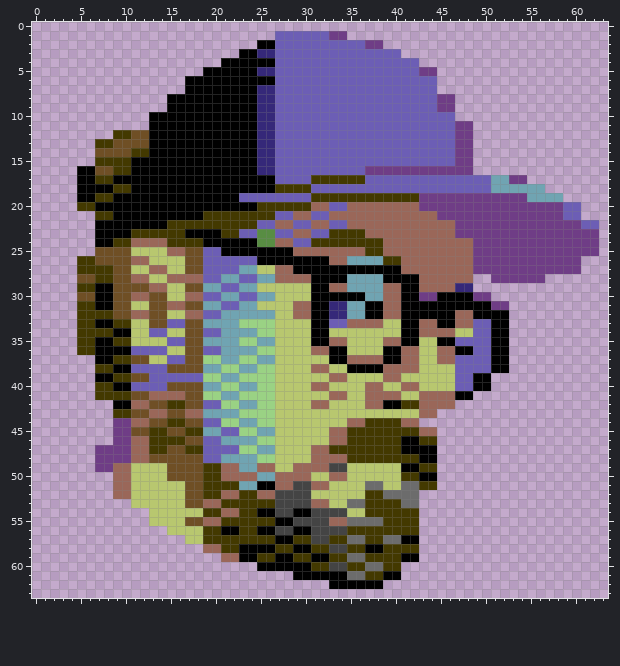
File history of a pixel-art sprite, img/toni_c64.png. The first picture shows the starting point.
The file is 128x128 pixels, drawn in blocks of 2x2; one block is one cell here.
The result:
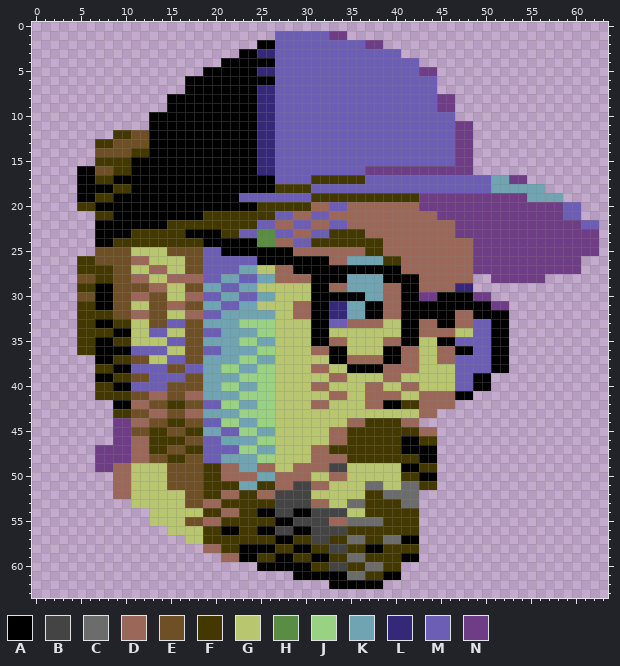
Palette (. is transparent): A #000000  B #444444  C #6c6c6c  D #9a6759  E #6f4f25  F #433900  G #b8c76f  H #588d43  J #9ad284  K #70a4b2  L #352879  M #6c5eb5  N #6f3d86
What changed:
y 24: x 11..14 DDDD -> FFFF
y 25: x 15..16 DD -> EE
y 37: x 19..20 JJ -> KK
y 38: x 17..18 EE -> MM
y 39: x 17..20 MMJJ -> EEKK
y 41: x 15..20 DDEEJJ -> EEDDKK
y 48: x 15..16 EE -> FF
y 51: x 15..16 GG -> EE; x 25..26 AA -> FF
Pixel boxes of the changes (left, top, right, bottom) in both pictures:
changed: (131, 238, 185, 256)
changed: (167, 355, 221, 400)
changed: (167, 454, 185, 490)
changed: (257, 481, 275, 490)
